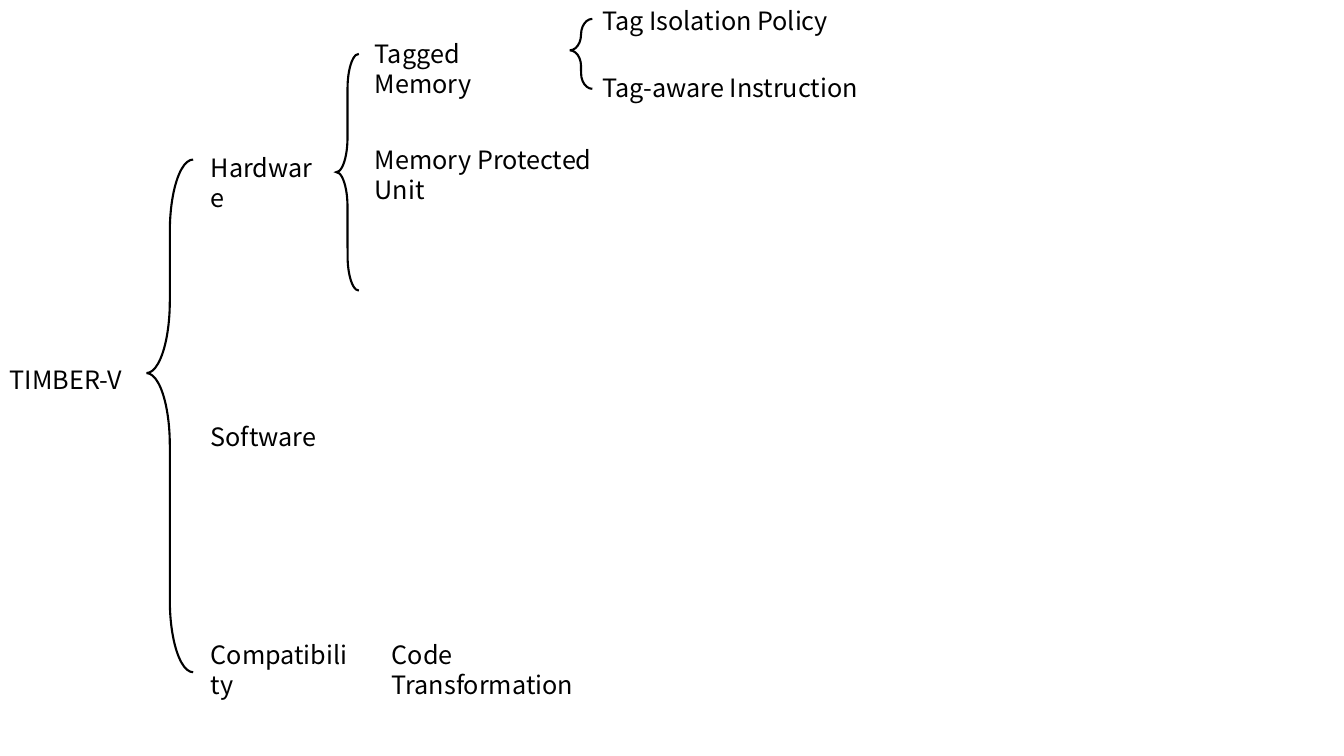
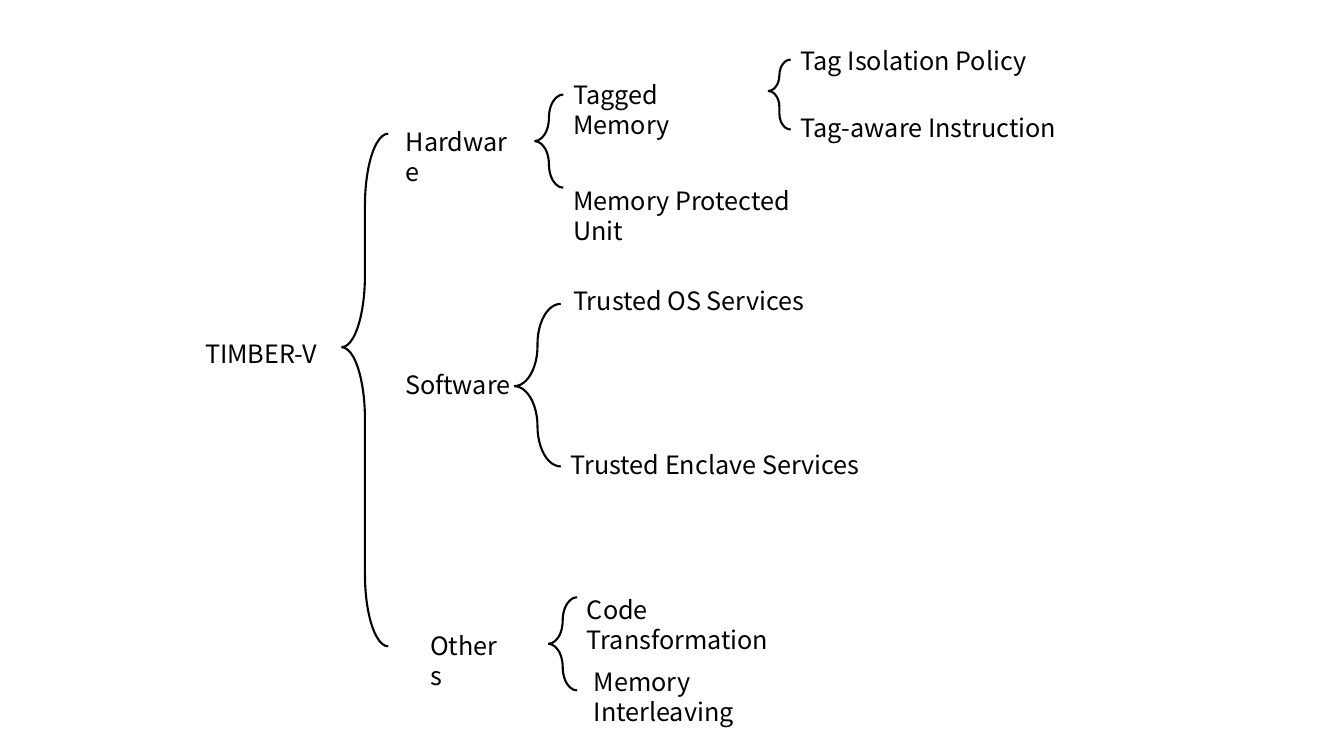
Before and after one commit to Bemfool/SUNFLOWER, a slide deck: slide 3 of ppt(合) - 副本.pptx (slide 4 before the commit). Drawn at 1344x756 pixels with LibreOffice and Linux fonts; fonts in the diff are those of the drawing. Boxes give left, top, right and bottom in pixels: in the first picture for what was removed or moved away, otherwise in the second. Text is boxed around its words. In the diff, an @@ line names an element or a change of style, - is before the commit and + after.

```diff
--- a/ppt(合) - 副本.pptx
+++ b/ppt(合) - 副本.pptx
@@ 2 texts, 1 left brace: place and size @@
-2 texts, 1 left brace at <box>375,19,592,200</box>
+2 texts, 1 left brace at <box>573,59,790,241</box>
@@ text "Tag Isolation Policy": place and size @@
-text "Tag Isolation Policy" at <box>602,10,828,36</box>
+text "Tag Isolation Policy" at <box>801,50,1027,77</box>
@@ left brace: place and size @@
-left brace at <box>337,53,359,290</box>
+left brace at <box>534,95,563,188</box>
@@ text "Tag-aware Instruction": place and size @@
-text "Tag-aware Instruction" at <box>602,77,858,103</box>
+text "Tag-aware Instruction" at <box>801,117,1056,144</box>
@@ 2 texts, 1 left brace: place and size @@
-2 texts, 1 left brace at <box>10,147,328,673</box>
+2 texts, 1 left brace at <box>205,121,523,647</box>
@@ text added at <box>573,290,804,311</box>, 18 pt, text #000000 @@
+Trusted OS Services
@@ left brace added at <box>514,303,561,466</box>, outline #000000 1.5 pt @@
@@ text "Software": place and size @@
-text "Software" at <box>211,425,317,447</box>
+text "Software" at <box>405,373,511,395</box>
@@ text added at <box>571,454,859,475</box>, 18 pt, text #000000 @@
+Trusted Enclave Services
@@ left brace added at <box>548,598,577,691</box>, outline #000000 1.5 pt @@
@@ text "Code Transformation": place and size @@
-text "Code Transformation" at <box>392,644,573,695</box>
+text "Code Transformation" at <box>587,599,768,650</box>
@@ text at <box>420,625,514,665</box>: text changed @@
-Compatibility
+Others
@@ text added at <box>594,672,734,728</box>, 18 pt, text #000000 @@
+Memory Interleaving
```
Also in this commit, not shown: 3 other slides changed, 10 other files.
